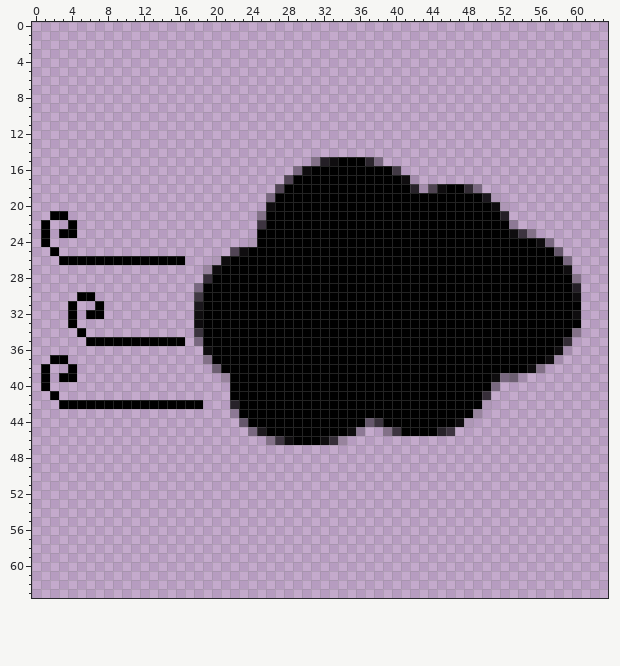
Pixel-art sprite -- WIP/Assets/Texture/LessDashCD.png. Above: the version before the commit.
The file is 64x64 pixels. Colours within 5 levels of each other are drawn and written as one.
After the commit:
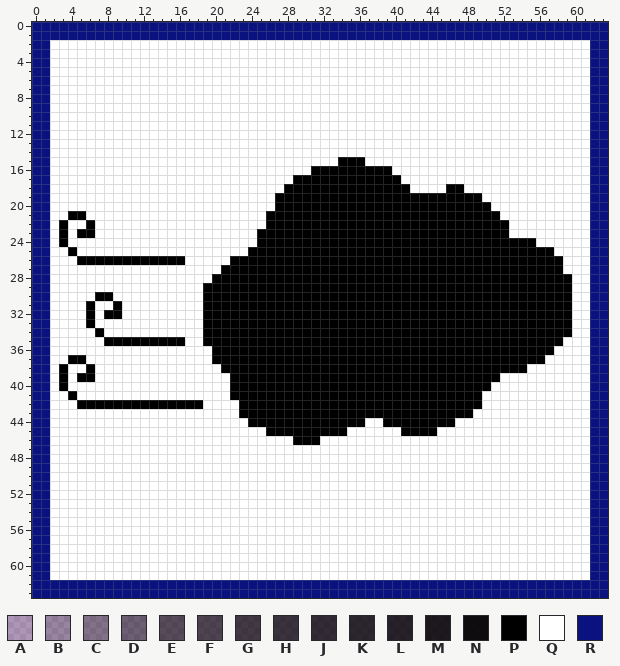
Palette (. is transparent): A #0000001c  B #00000039  C #00000055  D #00000071  E #0000008e  F #0000009a  G #000000aa  H #000000b3  J #000000bd  K #000000c6  L #000000cc  M #000000d9  N #000000ec  P #000000  Q #ffffff  R #0a1280
Difference:
Changed rows in their new state; - is an unchanged pixel.
first column x 0:
 0 RRRRRRRRRRRRRRRRRRRRRRRRRRRRRRRRRRRRRRRRRRRRRRRRRRRRRRRRRRRRRRRR
 1 RRRRRRRRRRRRRRRRRRRRRRRRRRRRRRRRRRRRRRRRRRRRRRRRRRRRRRRRRRRRRRRR
 2 RRQQQQQQQQQQQQQQQQQQQQQQQQQQQQQQQQQQQQQQQQQQQQQQQQQQQQQQQQQQQQRR
 3 RRQQQQQQQQQQQQQQQQQQQQQQQQQQQQQQQQQQQQQQQQQQQQQQQQQQQQQQQQQQQQRR
 4 RRQQQQQQQQQQQQQQQQQQQQQQQQQQQQQQQQQQQQQQQQQQQQQQQQQQQQQQQQQQQQRR
 5 RRQQQQQQQQQQQQQQQQQQQQQQQQQQQQQQQQQQQQQQQQQQQQQQQQQQQQQQQQQQQQRR
 6 RRQQQQQQQQQQQQQQQQQQQQQQQQQQQQQQQQQQQQQQQQQQQQQQQQQQQQQQQQQQQQRR
 7 RRQQQQQQQQQQQQQQQQQQQQQQQQQQQQQQQQQQQQQQQQQQQQQQQQQQQQQQQQQQQQRR
 8 RRQQQQQQQQQQQQQQQQQQQQQQQQQQQQQQQQQQQQQQQQQQQQQQQQQQQQQQQQQQQQRR
 9 RRQQQQQQQQQQQQQQQQQQQQQQQQQQQQQQQQQQQQQQQQQQQQQQQQQQQQQQQQQQQQRR
10 RRQQQQQQQQQQQQQQQQQQQQQQQQQQQQQQQQQQQQQQQQQQQQQQQQQQQQQQQQQQQQRR
11 RRQQQQQQQQQQQQQQQQQQQQQQQQQQQQQQQQQQQQQQQQQQQQQQQQQQQQQQQQQQQQRR
12 RRQQQQQQQQQQQQQQQQQQQQQQQQQQQQQQQQQQQQQQQQQQQQQQQQQQQQQQQQQQQQRR
13 RRQQQQQQQQQQQQQQQQQQQQQQQQQQQQQQQQQQQQQQQQQQQQQQQQQQQQQQQQQQQQRR
14 RRQQQQQQQQQQQQQQQQQQQQQQQQQQQQQQQQQQQQQQQQQQQQQQQQQQQQQQQQQQQQRR
15 RRQQQQQQQQQQQQQQQQQQQQQQQQQQQQQQQQ---QQQQQQQQQQQQQQQQQQQQQQQQQRR
16 RRQQQQQQQQQQQQQQQQQQQQQQQQQQQQQ---------QQQQQQQQQQQQQQQQQQQQQQRR
17 RRQQQQQQQQQQQQQQQQQQQQQQQQQQQ------------QQQQQQQQQQQQQQQQQQQQQRR
18 RRQQQQQQQQQQQQQQQQQQQQQQQQQQ--------------QQQQ--QQQQQQQQQQQQQQRR
19 RRQQQQQQQQQQQQQQQQQQQQQQQQQ-----------------------QQQQQQQQQQQQRR
20 RRQQQQQQQQQQQQQQQQQQQQQQQQQ------------------------QQQQQQQQQQQRR
21 RRQQPPQQQQQQQQQQQQQQQQQQQQ--------------------------QQQQQQQQQQRR
22 RRQPQQPQQQQQQQQQQQQQQQQQQQ---------------------------QQQQQQQQQRR
23 RRQ-QPPQQQQQQQQQQQQQQQQQQ----------------------------QQQQQQQQQRR
24 RRQPQQQQQQQQQQQQQQQQQQQQQ-------------------------------QQQQQQRR
25 RRQQPQQQQQQQQQQQQQQQQQQQ----------------------------------QQQQRR
26 RRQQQ------------QQQQQ-------------------------------------QQQRR
27 RRQQQQQQQQQQQQQQQQQQQ--------------------------------------QQQRR
28 RRQQQQQQQQQQQQQQQQQQ----------------------------------------QQRR
29 RRQQQQQQQQQQQQQQQQQ-----------------------------------------QQRR
30 RRQQQQQPPQQQQQQQQQQ-----------------------------------------QQRR
31 RRQQQQPQQPQQQQQQQQQ-----------------------------------------QQRR
32 RRQQQQ-QPPQQQQQQQQQ-----------------------------------------QQRR
33 RRQQQQPQQQQQQQQQQQQ-----------------------------------------QQRR
34 RRQQQQQPQQQQQQQQQQQ-----------------------------------------QQRR
35 RRQQQQQQ---------QQ----------------------------------------QQQRR
36 RRQQQQQQQQQQQQQQQQQQ--------------------------------------QQQQRR
37 RRQQPPQQQQQQQQQQQQQQ-------------------------------------QQQQQRR
38 RRQPQQPQQQQQQQQQQQQQQ----------------------------------QQQQQQQRR
39 RRQ-QPPQQQQQQQQQQQQQQQ-----------------------------PQQQQQQQQQQRR
40 RRQPQQQQQQQQQQQQQQQQQQ-----------------------------QQQQQQQQQQQRR
41 RRQQPQQQQQQQQQQQQQQQQQ----------------------------QQQQQQQQQQQQRR
42 RRQQQ--------------QQQQ---------------------------QQQQQQQQQQQQRR
43 RRQQQQQQQQQQQQQQQQQQQQQ--------------------------QQQQQQQQQQQQQRR
44 RRQQQQQQQQQQQQQQQQQQQQQQ-------------QQ--------QQQQQQQQQQQQQQQRR
45 RRQQQQQQQQQQQQQQQQQQQQQQQQ---------QQQQQQ----QQQQQQQQQQQQQQQQQRR
46 RRQQQQQQQQQQQQQQQQQQQQQQQQQQQ---QQQQQQQQQQQQQQQQQQQQQQQQQQQQQQRR
47 RRQQQQQQQQQQQQQQQQQQQQQQQQQQQQQQQQQQQQQQQQQQQQQQQQQQQQQQQQQQQQRR
48 RRQQQQQQQQQQQQQQQQQQQQQQQQQQQQQQQQQQQQQQQQQQQQQQQQQQQQQQQQQQQQRR
49 RRQQQQQQQQQQQQQQQQQQQQQQQQQQQQQQQQQQQQQQQQQQQQQQQQQQQQQQQQQQQQRR
50 RRQQQQQQQQQQQQQQQQQQQQQQQQQQQQQQQQQQQQQQQQQQQQQQQQQQQQQQQQQQQQRR
51 RRQQQQQQQQQQQQQQQQQQQQQQQQQQQQQQQQQQQQQQQQQQQQQQQQQQQQQQQQQQQQRR
52 RRQQQQQQQQQQQQQQQQQQQQQQQQQQQQQQQQQQQQQQQQQQQQQQQQQQQQQQQQQQQQRR
53 RRQQQQQQQQQQQQQQQQQQQQQQQQQQQQQQQQQQQQQQQQQQQQQQQQQQQQQQQQQQQQRR
54 RRQQQQQQQQQQQQQQQQQQQQQQQQQQQQQQQQQQQQQQQQQQQQQQQQQQQQQQQQQQQQRR
55 RRQQQQQQQQQQQQQQQQQQQQQQQQQQQQQQQQQQQQQQQQQQQQQQQQQQQQQQQQQQQQRR
56 RRQQQQQQQQQQQQQQQQQQQQQQQQQQQQQQQQQQQQQQQQQQQQQQQQQQQQQQQQQQQQRR
57 RRQQQQQQQQQQQQQQQQQQQQQQQQQQQQQQQQQQQQQQQQQQQQQQQQQQQQQQQQQQQQRR
58 RRQQQQQQQQQQQQQQQQQQQQQQQQQQQQQQQQQQQQQQQQQQQQQQQQQQQQQQQQQQQQRR
59 RRQQQQQQQQQQQQQQQQQQQQQQQQQQQQQQQQQQQQQQQQQQQQQQQQQQQQQQQQQQQQRR
60 RRQQQQQQQQQQQQQQQQQQQQQQQQQQQQQQQQQQQQQQQQQQQQQQQQQQQQQQQQQQQQRR
61 RRQQQQQQQQQQQQQQQQQQQQQQQQQQQQQQQQQQQQQQQQQQQQQQQQQQQQQQQQQQQQRR
62 RRRRRRRRRRRRRRRRRRRRRRRRRRRRRRRRRRRRRRRRRRRRRRRRRRRRRRRRRRRRRRRR
63 RRRRRRRRRRRRRRRRRRRRRRRRRRRRRRRRRRRRRRRRRRRRRRRRRRRRRRRRRRRRRRRR
Boxes around the changes in both pictures, in picture pixels (x1, y1, x2, y2):
changed: (32, 22, 608, 598)
